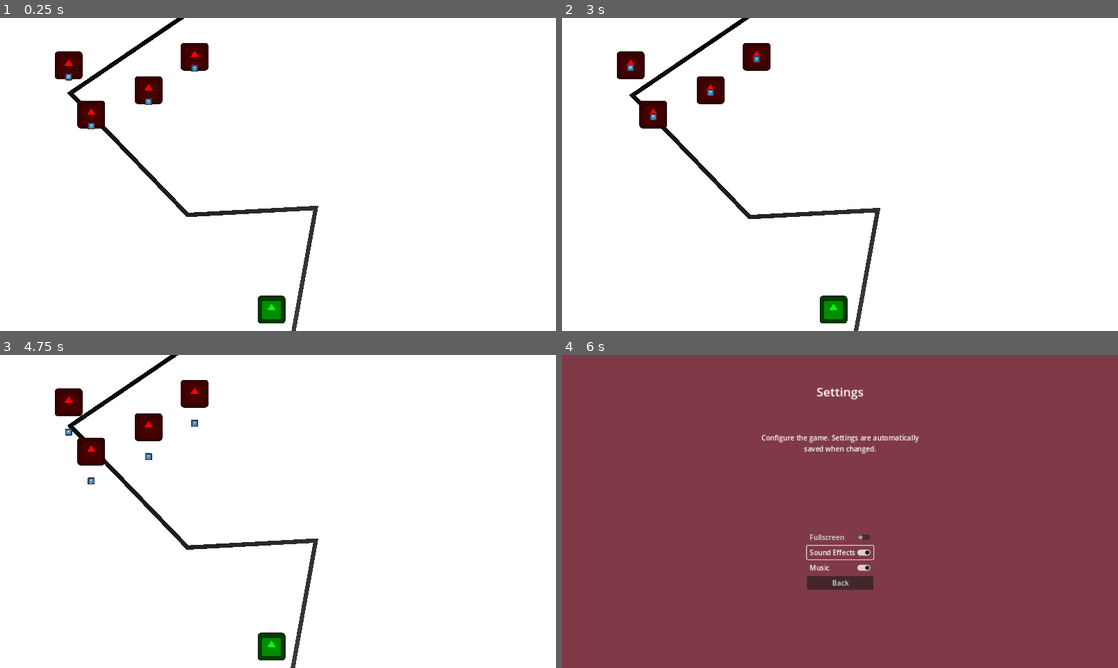
Above: before the commit, frames 1-4 (two rows, left to right).
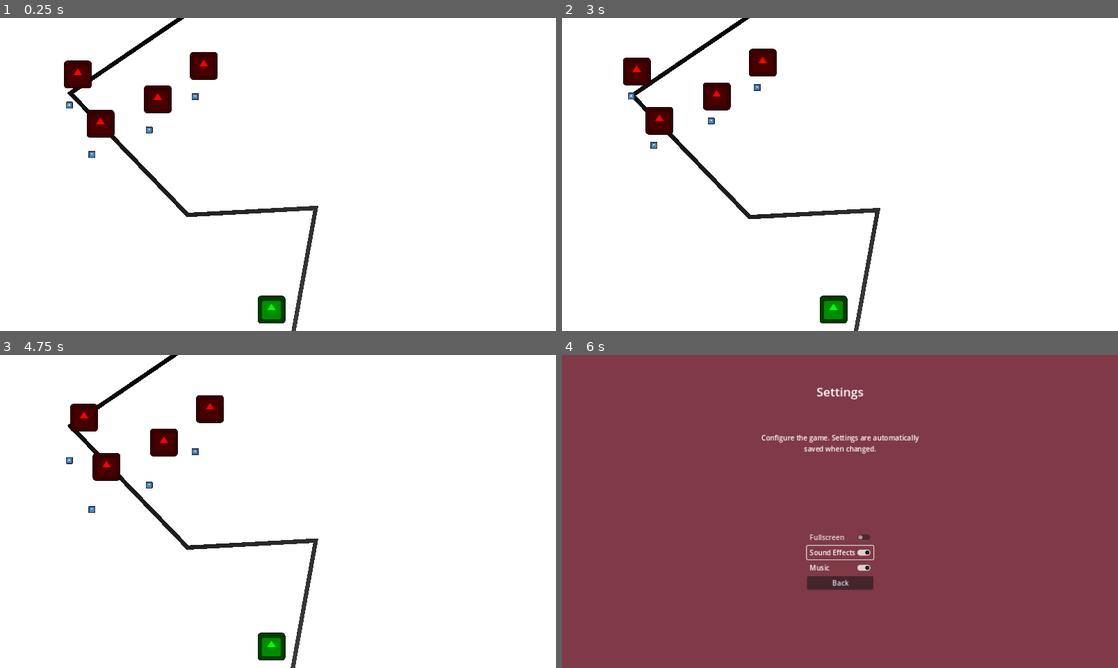
Above: after the commit, the same moments.

Repository: nathanleiby/gwj63
Game: Godot game, scene res://gameplay/gameplay.tscn
Same seed, same stepped clock (60 frames per second), same inputs: the game is played once before the commit and once after it. The engine's default icon, where the game draws it, is replaced by a stand-in: a white triangle on a blue panel in a dark square.
Inputs:
- Up to frame 1 (0.25 s): no input
- Up to frame 2 (3 s): tap Enter (ui_accept) at 0.5, 0.77 s; hold Right (move_right) 0.53-1.28 s; hold S (shoot) 0.53-1.28 s; hold Down (move_down) 1.28-2 s; tap S (shoot) at 1.35 s; click "Back" at 2 s; click "Start" at 2.75 s
- Up to frame 3 (4.75 s): tap Enter (ui_accept) at 3.5 s; hold Right (move_right) 3.53-4.25 s; hold S (shoot) 3.53-4.25 s; click "Start" at 4.25 s
- Up to frame 4 (6 s): tap Enter (ui_accept) at 5, 5.27 s; hold Up (move_up) 5.03-5.78 s; tap S (shoot) at 5.1 s; hold Left (move_left) from 5.78 s (still down); hold S (shoot) from 5.78 s (still down)

The runs differ from the first frame. In frame 1, 2.4% of the frame differs, in the area x 9-40%, y 8-45%; in frame 2, 1.8%; in frame 3, 3.1%, in the area x 9-41%, y 8-51%; in frame 4, nothing differs.

Commit message:
enemy spawning and paths

Diff:
--- a/gameplay/enemy.gd
+++ b/gameplay/enemy.gd
@@ -1,3 +1,4 @@
+class_name Enemy
 extends Area2D
 
 @export var bullet_scene: PackedScene
@@ -12,13 +13,19 @@
 const SHIP_SIZE: int = 64
 const HALF_SHIP_SIZE = SHIP_SIZE/2
 
+@export var path: Global.PathType
+
+func start(pos: Vector2, new_path: Global.PathType):
+	position = pos
+	path = new_path
+
 
 func shoot():
 	var now := Time.get_ticks_msec()
 	if lastFired < 0 or (now - lastFired) > fireIntervalMs:
 		lastFired = now
 		var b: Bullet = bullet_scene.instantiate()
-		b.start(position + Vector2(0, -HALF_SHIP_SIZE), "enemy")
+		b.start(position + Vector2(0, HALF_SHIP_SIZE), "enemy")
 		get_tree().root.add_child(b)
 
 
@@ -27,7 +34,15 @@
 
 func _process(delta: float) -> void:
 	# move
-	# TODO
+	if path == Global.PathType.STRAIGHT:
+		position.y += 1
+	elif path == Global.PathType.DIAGONAL_RIGHT:
+		position.y += sqrt(2)
+		position.x += sqrt(2)
+	elif path == Global.PathType.DIAGONAL_LEFT:
+		position.y += sqrt(2)
+		position.x -= sqrt(2)
+
 
 	# shoot
 	shoot()
--- a/gameplay/enemy.tscn
+++ b/gameplay/enemy.tscn
@@ -10,6 +10,7 @@
 [node name="Enemy" type="Area2D" groups=["enemies"]]
 script = ExtResource("1_jtgac")
 bullet_scene = ExtResource("2_aoxon")
+path = 1
 
 [node name="Sprite2D" type="Sprite2D" parent="."]
 modulate = Color(1, 0, 0, 1)
--- a/gameplay/gameplay.gd
+++ b/gameplay/gameplay.gd
@@ -2,6 +2,9 @@
 
 @onready var screensize = get_viewport_rect().size
 @onready var background: ColorRect = $Background
+@onready var enemy_spawn_timer: Timer = $EnemySpawnTimer
+
+@export var enemy_scene: PackedScene
 
 const BACKGROUND_HEIGHT := 2880 # TODO: get dynamically
 
@@ -10,10 +13,9 @@
 		get_tree().change_scene_to_file(Global.SCENE_MAIN_MENU)
 
 	# show vertical scroll as long as more background exists
-	if background.position.y < (BACKGROUND_HEIGHT - screensize.y):
+	if abs(background.position.y) < (BACKGROUND_HEIGHT - screensize.y):
 		background.position.y -= 1
 
-	# TODO: spawn enemies periodically
 
 func _input(event: InputEvent) -> void:
 	if event.is_action_released("pause"):
@@ -23,3 +25,10 @@
 	$Paused.pause()
 
 	get_tree().paused = true
+
+
+func _on_enemy_spawn_timer_timeout() -> void:
+	var enemy: Enemy = enemy_scene.instantiate()
+	var pos := Vector2(randi_range(128,256), 64)
+	enemy.start(pos, Global.PathType.STRAIGHT)
+	get_tree().root.add_child(enemy)
--- a/gameplay/gameplay.tscn
+++ b/gameplay/gameplay.tscn
@@ -7,6 +7,18 @@
 [ext_resource type="PackedScene" uid="uid://dk6avman8obfe" path="res://gameplay/player.tscn" id="4_datr5"]
 [ext_resource type="PackedScene" uid="uid://376og78ruton" path="res://gameplay/enemy.tscn" id="5_mqixb"]
 
+[sub_resource type="Curve2D" id="Curve2D_n1xe1"]
+_data = {
+"points": PackedVector2Array(0, 0, 0, 0, 0, -64, 0, 0, 0, 0, 0, 768)
+}
+point_count = 2
+
+[sub_resource type="Curve2D" id="Curve2D_u5ahr"]
+_data = {
+"points": PackedVector2Array(0, 0, 0, 0, 0, -64, 0, 0, 0, 0, 256, 0, 0, 0, 0, 0, 0, 64, 0, 0, 0, 0, 256, 128, 0, 0, 0, 0, 0, 192, 0, 0, 0, 0, 256, 256, 0, 0, 0, 0, 0, 320, 0, 0, 0, 0, 256, 384, 0, 0, 0, 0, 0, 448, 0, 0, 0, 0, 256, 512, 0, 0, 0, 0, 0, 576, 0, 0, 0, 0, 256, 640, 0, 0, 0, 0, 0, 704, 0, 0, 0, 0, 256, 768)
+}
+point_count = 14
+
 [sub_resource type="Gradient" id="Gradient_v8bjy"]
 
 [sub_resource type="ShaderMaterial" id="ShaderMaterial_j8uo2"]
@@ -14,6 +26,14 @@
 
 [node name="Gameplay" type="Node2D"]
 script = ExtResource("1_thqv1")
+enemy_scene = ExtResource("5_mqixb")
+
+[node name="StraightPath" type="Path2D" parent="."]
+curve = SubResource("Curve2D_n1xe1")
+metadata/_edit_lock_ = true
+
+[node name="ZigzagPath" type="Path2D" parent="."]
+curve = SubResource("Curve2D_u5ahr")
 
 [node name="Background" type="ColorRect" parent="."]
 offset_right = 1280.0
@@ -96,3 +116,9 @@
 [node name="ParallaxBackground" type="ParallaxBackground" parent="."]
 
 [node name="ParallaxLayer" type="ParallaxLayer" parent="ParallaxBackground"]
+
+[node name="EnemySpawnTimer" type="Timer" parent="."]
+wait_time = 2.0
+autostart = true
+
+[connection signal="timeout" from="EnemySpawnTimer" to="." method="_on_enemy_spawn_timer_timeout"]
--- a/gameplay/player.gd
+++ b/gameplay/player.gd
@@ -26,6 +26,7 @@
 		b.start(position + Vector2(0, -HALF_SHIP_SIZE), "player")
 		get_tree().root.add_child(b)
 
+
 func get_input(delta: float) -> void:
 	# move
 	var input_direction = Input.get_vector("move_left", "move_right", "move_up", "move_down")
--- a/global.gd
+++ b/global.gd
@@ -10,6 +10,8 @@
 const EXPORT_CONFIG_METADATA_SECTION := "metadata"
 const SETTINGS_FILE := "user://settings.cfg"
 const CONFIG_SETTINGS_SECTION := "settings"
+
+enum PathType { STRAIGHT, DIAGONAL_RIGHT, DIAGONAL_LEFT }
 
 func _ready() -> void:
 	print_debug("Global ready")
Not shown: 1 places in gameplay/gameplay.tscn that only renumber resources
Not shown, changed: TODO.md
